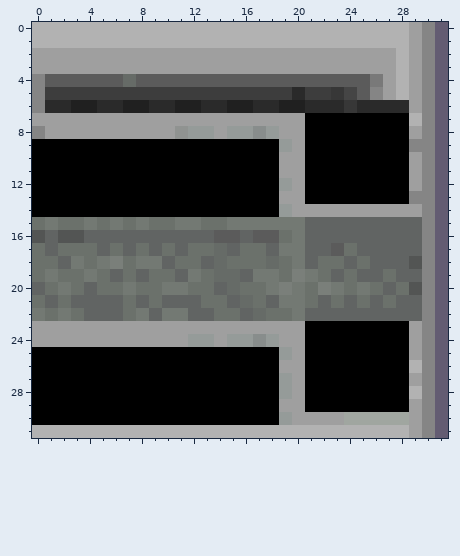
Two states of a pixel-art sprite, images/tiles/stair_right_black.png. The first picture shows the starting point.
The file is 32x32 pixels. Colours within 5 levels of each other are drawn and written as one.
The result:
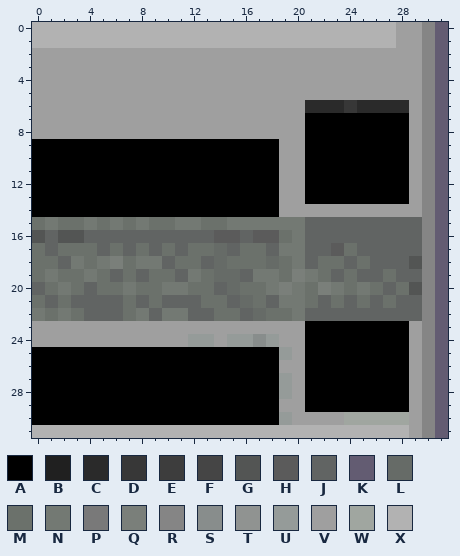
Palette (. is transparent): A #000000  B #202020  C #2a2a2a  D #373737  E #3d3d3d  F #454545  G #535554  H #5b5b5b  J #616463  K #635c72  L #666b67  M #6b716b  N #737973  P #797979  Q #7a7f7a  R #858585  S #888d8c  T #909391  U #959b99  V #9f9f9f  W #a0a6a0  X #b2b2b2
Diff:
The edit turns colour B into colour V in row 6 at x 3 to 4, 7 to 8, 11 to 12, 15 to 16 and 19 to 20.
The edit turns colour C into colour V in row 5 at x 20; in row 6 at x 1 to 2, 5 to 6, 9 to 10, 13 to 14 and 17 to 18.
The edit turns colour D into colour V in row 5 at x 23.
The edit turns colour E into colour V in row 5 at x 1 to 19 and 21 to 22.
The edit turns colour F into colour V in row 5 at x 24.
The edit turns colour H into colour V in row 4 at x 1 to 6 and 8 to 25; in row 5 at x 25.
The edit turns colour L into colour V in row 4 at x 7.
The edit turns colour P into colour V in row 4 at x 26.
The edit turns colour R into colour V in row 4 at x 0; in row 5 at x 0 and 26; in row 6 at x 0; in row 8 at x 0; in row 9 at x 29; in row 13 at x 29.
The edit turns colour S into colour V in row 8 at x 17.
The edit turns colour T into colour V in row 8 at x 11.
The edit turns colour U into colour V in row 8 at x 12 to 13, 15 to 16 and 18; in row 9 at x 19; in row 12 at x 19; in row 14 at x 19.
The edit turns colour X into colour V in rows 0 to 5 at x 28; in row 7 at x 29; in row 26 at x 29; in row 28 at x 29.
Boxes around the changes in both pictures, in picture pixels (x1, y1, x2, y2):
changed: (32, 22, 422, 217)
changed: (409, 360, 422, 399)
